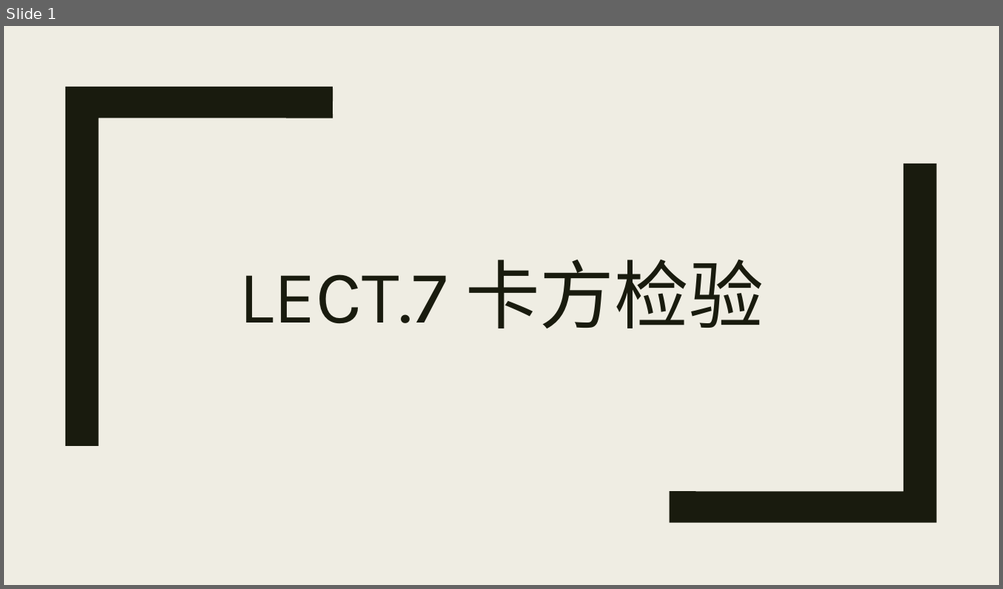
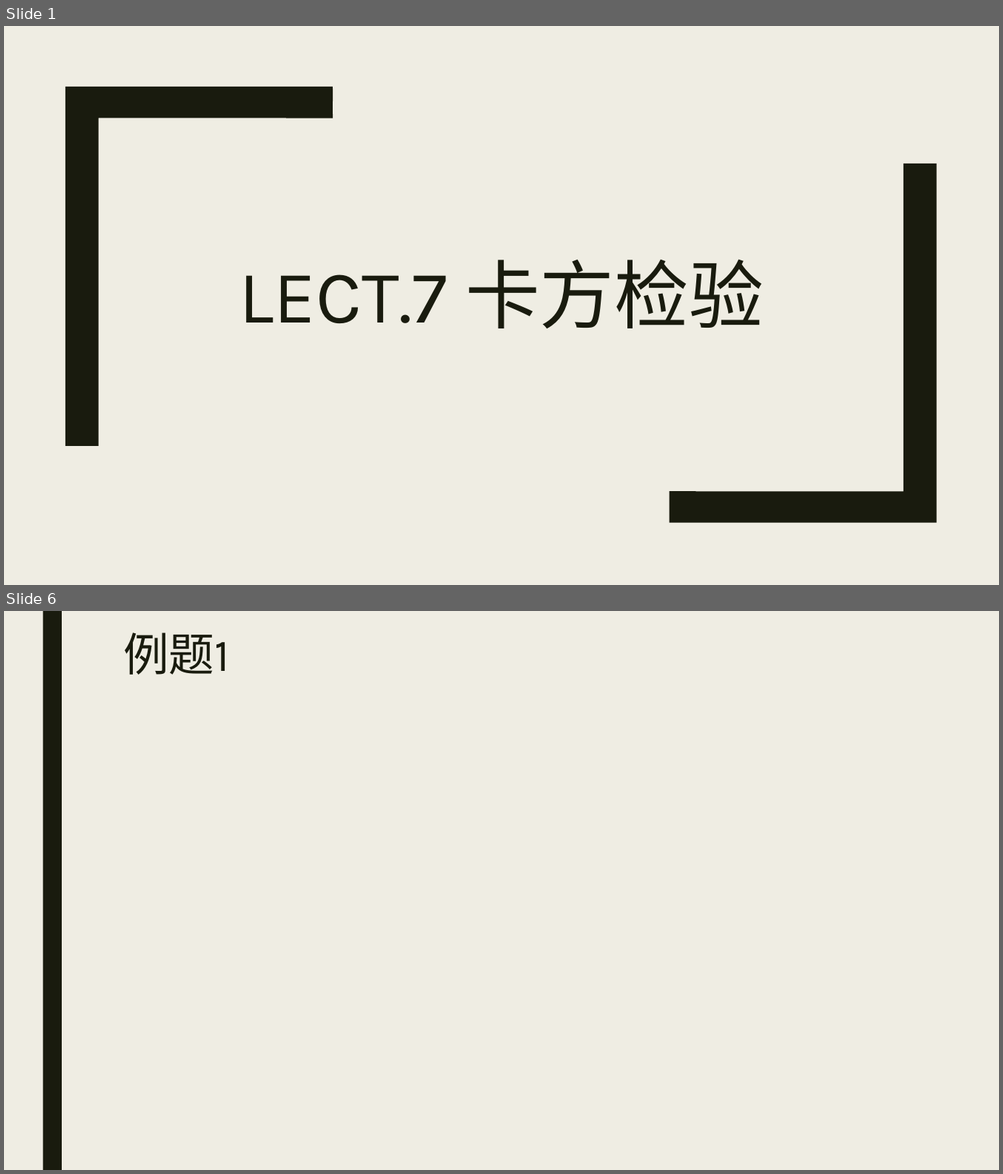
Before and after one commit to beneon/medstat, a slide deck: lect-7/卡方检验.pptx. Shown one above the other, each under a label of ours: slide 1 before the commit, slides 1 and 6 after it; the slides between them are not shown. The pictures are 1003x589 and 1003x1174 pixels, drawn with LibreOffice and Linux fonts; fonts in the diff are those of the drawing. Boxes give left, top, right and bottom in pixels: in the first picture for what was removed or moved away, otherwise in the second. Text is boxed around its words. In the diff, an @@ line names an element or a change of style, - is before the commit and + after.

```diff
--- a/lect-7/卡方检验.pptx
+++ b/lect-7/卡方检验.pptx
@@ slide 6 added at box(4, 611, 999, 1170), background #EFEDE3 @@
@@ rectangle added at box(42, 611, 62, 1170), fill #191B0E @@
@@ title added at box(123, 632, 230, 675), 44 pt, text #191B0E @@
+例题1
```
Also in this commit, not shown: 4 other slides added, 1 other file.
